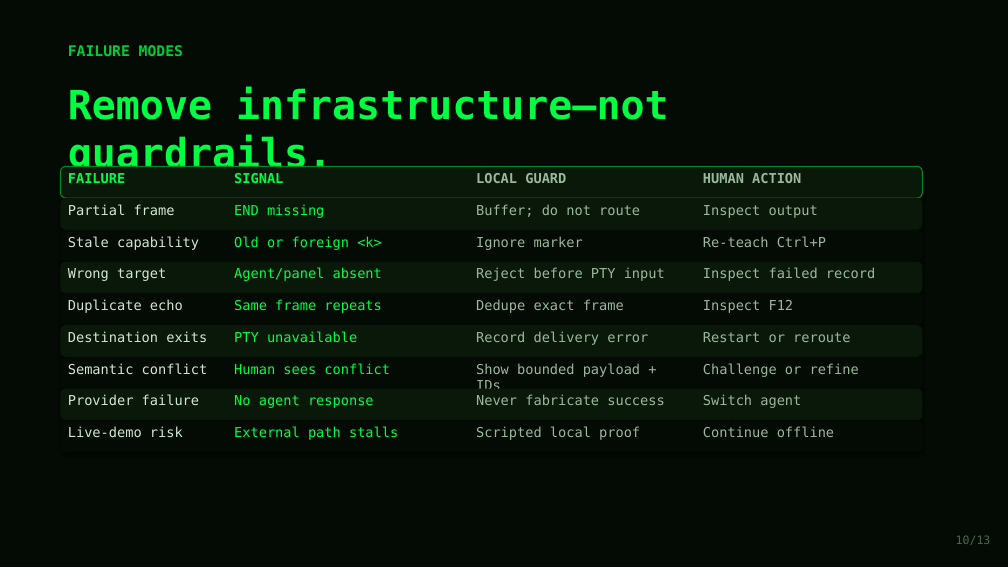
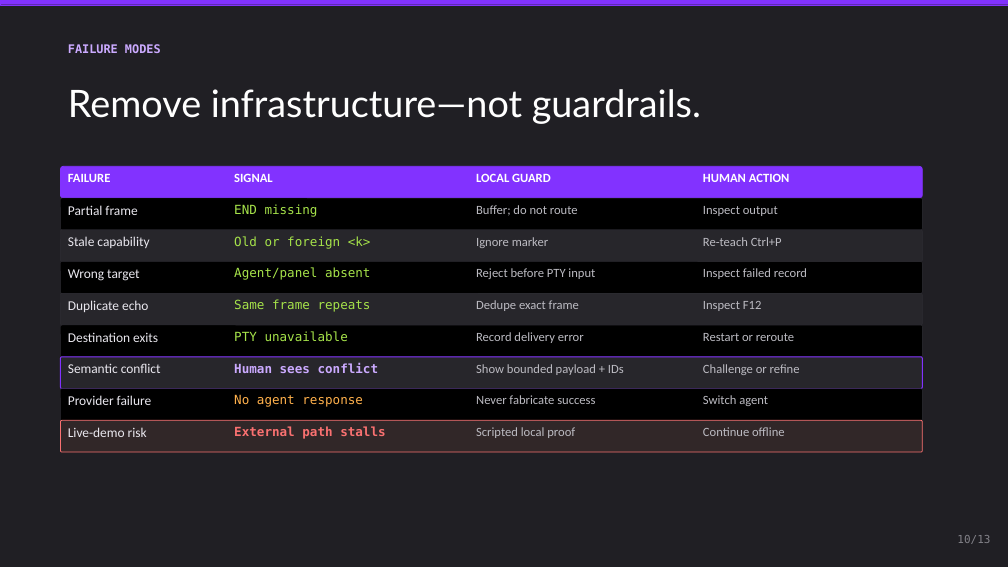
Before and after one commit to lech-kalinowski/agents-commander, a slide deck: slide 10 of presentation/Agents_Commander_Protocol.pptx. Drawn at 1008x567 pixels with LibreOffice and Linux fonts; fonts in the diff are those of the drawing. Boxes give left, top, right and bottom in pixels: in the first picture for what was removed or moved away, otherwise in the second. Text is boxed around its words. In the diff, an @@ line names an element or a change of style, - is before the commit and + after.

```diff
--- a/presentation/Agents_Commander_Protocol.pptx
+++ b/presentation/Agents_Commander_Protocol.pptx
@@ background #040A04 to #201F24 @@
@@ rectangle added at (x1=0, y1=0, x2=1008, y2=5), fill #8232FF, outline #8232FF 0.19 pt @@
@@ text "FAILURE MODES" at (x1=68, y1=44, x2=161, y2=53): size 14 to 11.2 pt, text colour #00CC33 to #CBAAFF @@
@@ text "Remove infrastructure—not guardrails." at (x1=68, y1=89, x2=701, y2=124): size 38 to 36 pt, font DejaVu Sans Mono to Lato, text colour #00FF41 to #FFFFFF, bold off @@
@@ text "FAILURE" at (x1=68, y1=174, x2=110, y2=182): size 13 to 12 pt, font DejaVu Sans Mono to Calibri, text colour #00FF41 to #FFFFFF @@
@@ rounded rectangle at (x1=60, y1=166, x2=923, y2=198): fill #0A180A to #8232FF; outline #008822 1 pt to #8232FF 0.75 pt; shadow off; proportions changed @@
@@ text "SIGNAL" at (x1=234, y1=173, x2=273, y2=182): size 13 to 12 pt, font DejaVu Sans Mono to Calibri, text colour #00FF41 to #FFFFFF @@
@@ text "LOCAL GUARD" at (x1=476, y1=173, x2=551, y2=182): size 13 to 12 pt, font DejaVu Sans Mono to Calibri, text colour #9AB89A to #FFFFFF @@
@@ text "HUMAN ACTION" at (x1=703, y1=173, x2=790, y2=182): size 13 to 12 pt, font DejaVu Sans Mono to Calibri, text colour #9AB89A to #FFFFFF @@
@@ rounded rectangle at (x1=60, y1=230, x2=923, y2=262): fill #040A04 to #27262B; outline none to #2E2D33 0.38 pt; shadow off; proportions changed @@
@@ rounded rectangle at (x1=60, y1=293, x2=923, y2=325): fill #040A04 to #27262B; outline none to #2E2D33 0.38 pt; shadow off; proportions changed @@
@@ size 13 to 12 pt, text colour #00FF41 to #A6E34A in 5 elements at (x1=234, y1=204, x2=318, y2=217), (x1=234, y1=236, x2=371, y2=249), (x1=234, y1=267, x2=370, y2=280), (x1=234, y1=299, x2=371, y2=312), (x1=234, y1=331, x2=348, y2=341) @@
@@ rounded rectangle at (x1=60, y1=357, x2=923, y2=389): fill #040A04 to #27262B; outline none to #8232FF 0.94 pt; shadow off; proportions changed @@
@@ text "Human sees conflict" at (x1=234, y1=362, x2=379, y2=373): size 13 to 12 pt, text colour #00FF41 to #CBAAFF, bold on @@
@@ fill #0A180A to #000000; outline none to #2E2D33 0.38 pt; shadow off; proportions changed in 4 elements at (x1=60, y1=198, x2=923, y2=230), (x1=60, y1=262, x2=923, y2=293), (x1=60, y1=325, x2=923, y2=357), (x1=60, y1=389, x2=923, y2=420) @@
@@ text "No agent response" at (x1=234, y1=394, x2=363, y2=407): size 13 to 12 pt, text colour #00FF41 to #FFB14C @@
@@ size 13 to 12.8 pt, font DejaVu Sans Mono to Calibri, text colour #D0E8D0 to #E9E7EE in 8 elements at (x1=68, y1=205, x2=137, y2=215), (x1=68, y1=236, x2=149, y2=248), (x1=68, y1=269, x2=139, y2=281), (x1=68, y1=300, x2=148, y2=312), (x1=68, y1=332, x2=158, y2=342), (x1=68, y1=363, x2=161, y2=373), (x1=68, y1=395, x2=152, y2=405), (x1=68, y1=427, x2=147, y2=437) @@
@@ rounded rectangle at (x1=60, y1=420, x2=923, y2=452): fill #040A04 to #312728; outline none to #FA7171 0.75 pt; shadow off; proportions changed @@
@@ text "External path stalls" at (x1=234, y1=426, x2=385, y2=439): size 13 to 12 pt, text colour #00FF41 to #FA7171, bold on @@
@@ size 13 to 12 pt, font DejaVu Sans Mono to Calibri, text colour #9AB89A to #BCBBC2 in 16 elements at (x1=476, y1=205, x2=578, y2=216), (x1=703, y1=206, x2=778, y2=216), (x1=476, y1=237, x2=548, y2=248), (x1=703, y1=237, x2=782, y2=246), (x1=476, y1=268, x2=595, y2=279), (x1=703, y1=268, x2=807, y2=279), (x1=476, y1=300, x2=579, y2=311), (x1=703, y1=301, x2=762, y2=311), (x1=476, y1=332, x2=584, y2=343), (x1=703, y1=333, x2=794, y2=341), (x1=476, y1=364, x2=624, y2=375), (x1=703, y1=364, x2=800, y2=375), (x1=476, y1=395, x2=595, y2=404), (x1=703, y1=395, x2=768, y2=406), (x1=476, y1=427, x2=575, y2=438), (x1=703, y1=427, x2=785, y2=436) @@
@@ text "10/13" at (x1=957, y1=535, x2=990, y2=544): size 11 to 10.5 pt, text colour #4A6A4A to #838289 @@
```
Also in this commit, not shown: 12 other slides changed.
